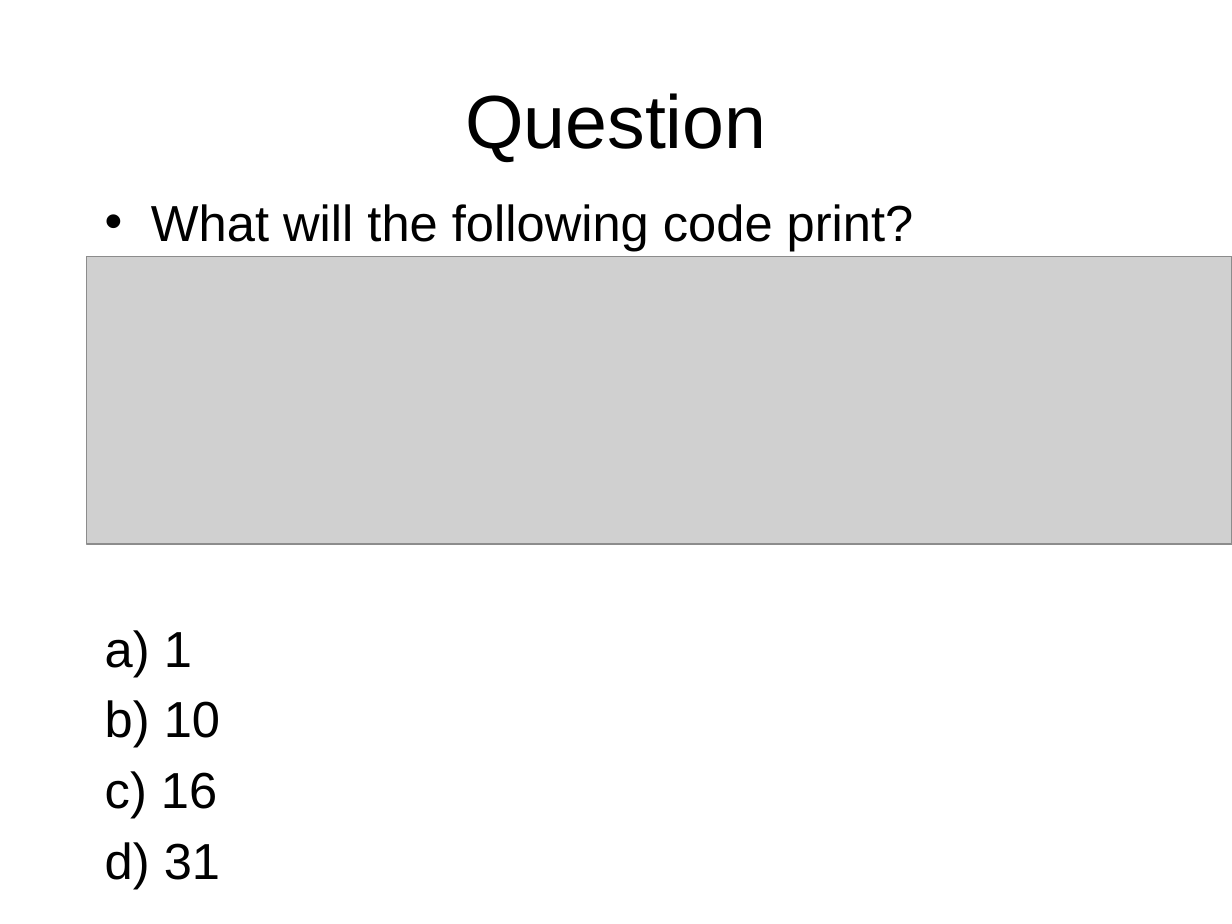
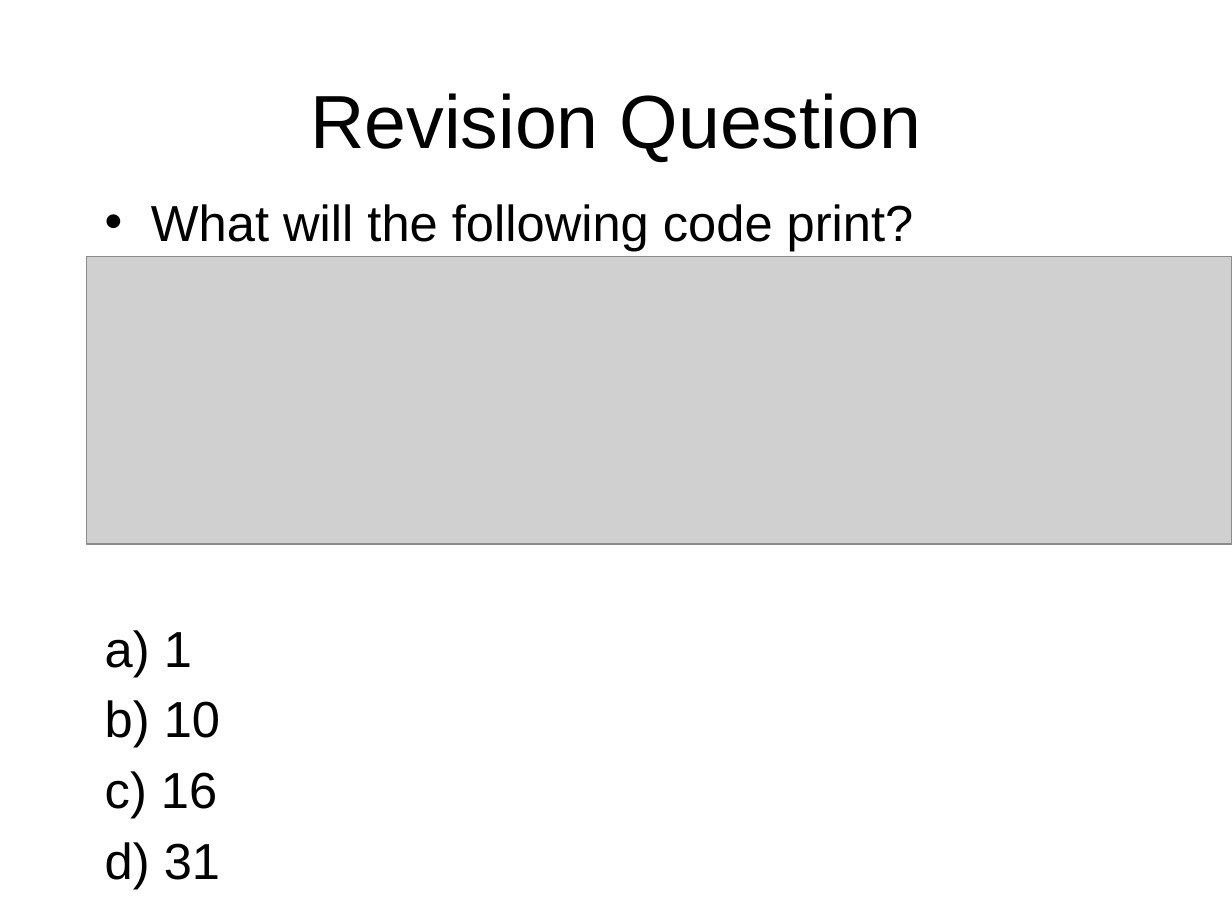
Before and after one commit to octaviordz/zjnu2017.github.io, a slide deck: slide 5 of WAD/lectures/100--Javascript.Syntax.pptx. Drawn at 1232x924 pixels with LibreOffice and Linux fonts; fonts in the diff are those of the drawing; grey boxes stand for pictures. Boxes give left, top, right and bottom in pixels: in the first picture for what was removed or moved away, otherwise in the second. Text is boxed around its words. In the diff, an @@ line names an element or a change of style, - is before the commit and + after.

```diff
--- a/WAD/lectures/100--Javascript.Syntax.pptx
+++ b/WAD/lectures/100--Javascript.Syntax.pptx
@@ title at (310, 93, 921, 162): text changed @@
-Question
+Revision Question
```
Also in this commit, not shown: 10 other slides changed, 6 slides added, 2 slides removed.
